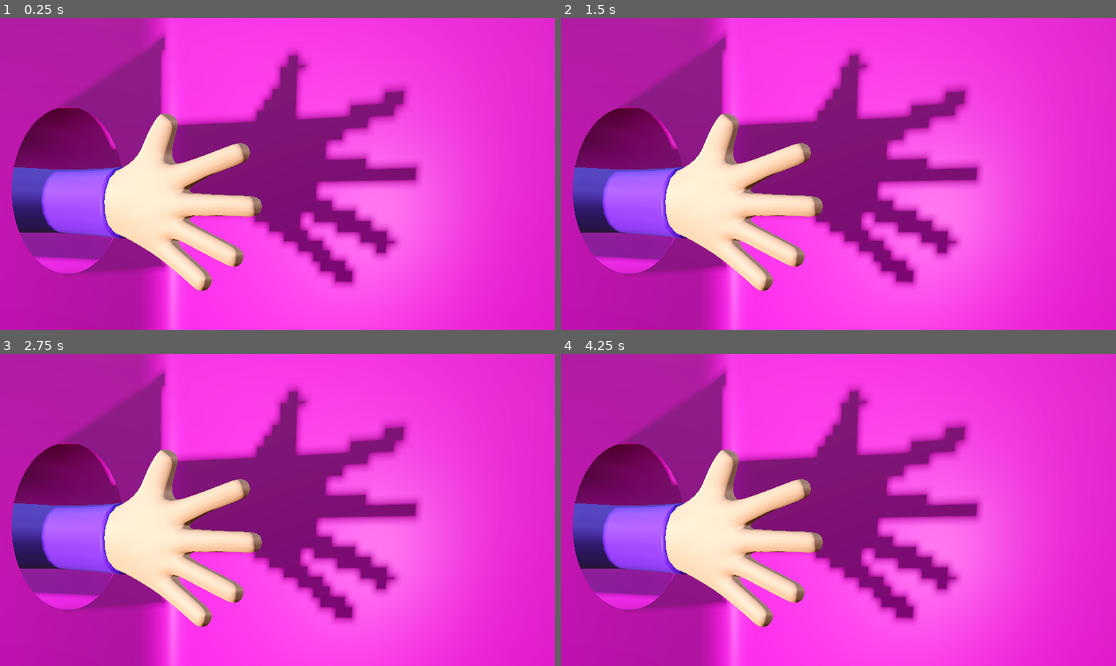
Above: before the commit, frames 1-4 (two rows, left to right).
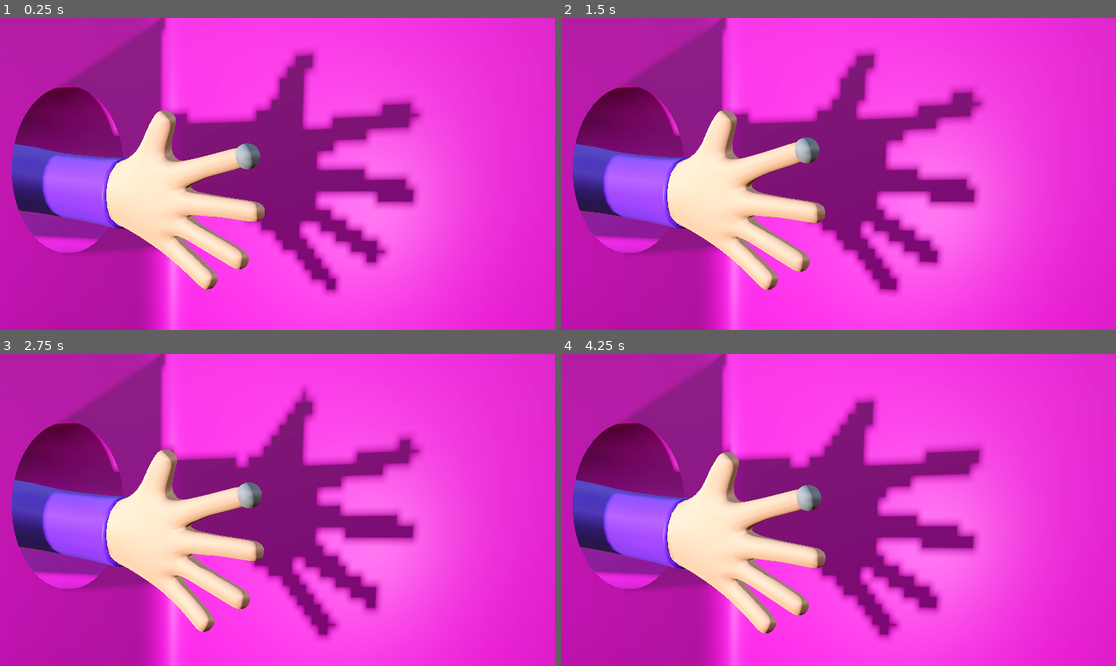
Above: after the commit, the same moments.

Repository: hugomgris/in-the-shadows
Game: Godot game, scene res://scenes/main.tscn
Two runs of this game, one before a commit and one after it. Both use one fixed random seed, a clock stepped at 60 frames per second and the inputs below.
Inputs (mouse positions are in pixels of both pictures, inside the frame that each line leads up to):
- Up to frame 1 (0.25 s): no input
- Up to frame 2 (1.5 s): tap Enter at 0.5 s; move the mouse to (960, 158) at 0.52 s; tap 1 at 0.6 s; click (960, 158) at 0.67 s; drag from (727, 189) to (810, 236) at 1.27 s
- Up to frame 3 (2.75 s): move the mouse to (333, 441) at 2.02 s; tap 3 at 2.1 s; click (333, 441) at 2.17 s
- Up to frame 4 (4.25 s): drag from (810, 572) to (672, 463) at 2.77 s; move the mouse to (1005, 556) at 3.52 s; tap 5 at 3.6 s; click (1005, 556) at 3.67 s

The runs differ from the first frame. In frame 1, 19% of the frame differs, in the area x 2-76%, y 0-89%; in frame 2, 18%; in frame 3, 20%; in frame 4, 22%, in the area x 2-76%, y 0-92%.

Commit message:
some animation working

Diff:
--- a/prototype/in-the-shadows-prototype/scenes/hand.tscn
+++ b/prototype/in-the-shadows-prototype/scenes/hand.tscn
@@ -1,7 +1,8 @@
-[gd_scene load_steps=8 format=3 uid="uid://dqiwu3dwtqcrw"]
+[gd_scene load_steps=13 format=3 uid="uid://dqiwu3dwtqcrw"]
 
 [ext_resource type="PackedScene" uid="uid://bqksggtpj7hla" path="res://assets/BasiscHand_02.glb" id="1_eyfoh"]
-[ext_resource type="Script" uid="uid://dicmteqrovicw" path="res://scripts/boneController.gd" id="2_cmdsa"]
+[ext_resource type="Script" uid="uid://dicmteqrovicw" path="res://scripts/BoneController.gd" id="2_cmdsa"]
+[ext_resource type="Script" uid="uid://bq4mkfbx70jeg" path="res://scripts/AnimationHandler.gd" id="3_k7pjy"]
 
 [sub_resource type="ProceduralSkyMaterial" id="ProceduralSkyMaterial_cmdsa"]
 sky_horizon_color = Color(0.662243, 0.671743, 0.686743, 1)
@@ -21,6 +22,26 @@
 
 [sub_resource type="SphereShape3D" id="SphereShape3D_eyfoh"]
 
+[sub_resource type="AnimationNodeBlend2" id="AnimationNodeBlend2_k7pjy"]
+filter_enabled = true
+filters = ["Armature_001/Skeleton3D:Bone.011"]
+
+[sub_resource type="AnimationNodeAnimation" id="AnimationNodeAnimation_m1v21"]
+animation = &"Hand_Idle"
+
+[sub_resource type="AnimationNodeAnimation" id="AnimationNodeAnimation_kdemd"]
+
+[sub_resource type="AnimationNodeBlendTree" id="AnimationNodeBlendTree_k7pjy"]
+graph_offset = Vector2(-491.575, 11.5961)
+nodes/BlendManualControl/node = SubResource("AnimationNodeBlend2_k7pjy")
+nodes/BlendManualControl/position = Vector2(-60, 140)
+nodes/IddleState/node = SubResource("AnimationNodeAnimation_m1v21")
+nodes/IddleState/position = Vector2(-360, 100)
+nodes/ManualState/node = SubResource("AnimationNodeAnimation_kdemd")
+nodes/ManualState/position = Vector2(-360, 320)
+nodes/output/position = Vector2(600, 140)
+node_connections = [&"BlendManualControl", 0, &"IddleState", &"BlendManualControl", 1, &"ManualState", &"output", 0, &"BlendManualControl"]
+
 [node name="Hand" type="Node3D"]
 
 [node name="WorldEnvironment" type="WorldEnvironment" parent="."]
@@ -28,91 +49,28 @@
 
 [node name="BasiscHand_02" parent="." instance=ExtResource("1_eyfoh")]
 transform = Transform3D(1, 0, 0, 0, 1, 0, 0, 0, 1, 1.72066, 0, -2.36577)
+script = ExtResource("3_k7pjy")
 
 [node name="IndexFingerAttachment" type="BoneAttachment3D" parent="BasiscHand_02/Armature_001/Skeleton3D" index="2"]
 transform = Transform3D(0.958716, 0.284365, 3.7014e-07, -0.284365, 0.958716, -2.21976e-07, -4.22218e-07, 1.21843e-07, 1, 1.06387, 5.70075, -2.43796e-06)
-visible = false
 bone_name = "Bone.011"
 bone_idx = 8
 
-[node name="index_tip" type="Area3D" parent="BasiscHand_02/Armature_001/Skeleton3D" index="3"]
-transform = Transform3D(0.958716, 0.284365, 3.7014e-07, -0.284365, 0.958716, -2.21976e-07, -4.22218e-07, 1.21843e-07, 1, 1.21008, 6.1132, 0.00285339)
+[node name="index_tip" type="Area3D" parent="BasiscHand_02/Armature_001/Skeleton3D/IndexFingerAttachment"]
+transform = Transform3D(0.983478, 0.0754804, -0.164537, -0.0809899, 0.996348, -0.0270279, 0.161896, 0.0399072, 0.986, -0.0153584, 0.574852, 0.0631661)
 script = ExtResource("2_cmdsa")
-bone_name = "Bone.011"
-skeleton_path = NodePath("..")
 
-[node name="MeshInstance3D" type="MeshInstance3D" parent="BasiscHand_02/Armature_001/Skeleton3D/index_tip"]
+[node name="MeshInstance3D" type="MeshInstance3D" parent="BasiscHand_02/Armature_001/Skeleton3D/IndexFingerAttachment/index_tip"]
 transform = Transform3D(0.55, -9.31323e-10, 0, 9.31323e-10, 0.55, 0, 0, 0, 0.55, 0, 0, 0)
-visible = false
 mesh = SubResource("SphereMesh_eyfoh")
-skeleton = NodePath("../../IndexFingerAttachment")
+skeleton = NodePath("../..")
 
-[node name="CollisionShape3D" type="CollisionShape3D" parent="BasiscHand_02/Armature_001/Skeleton3D/index_tip"]
+[node name="CollisionShape3D" type="CollisionShape3D" parent="BasiscHand_02/Armature_001/Skeleton3D/IndexFingerAttachment/index_tip"]
 transform = Transform3D(0.5, -9.31323e-10, 0, 9.31323e-10, 0.5, 0, 0, 0, 0.5, 0, 0, 0)
 shape = SubResource("SphereShape3D_eyfoh")
 
-[node name="middle_tip" type="Area3D" parent="BasiscHand_02/Armature_001/Skeleton3D" index="4"]
-transform = Transform3D(0.958716, 0.284365, 3.7014e-07, -0.284365, 0.958717, -2.21976e-07, -4.22218e-07, 1.21843e-07, 1, 0.0535252, 6.53505, 0.00285292)
-script = ExtResource("2_cmdsa")
-skeleton_path = NodePath("..")
-
-[node name="MeshInstance3D" type="MeshInstance3D" parent="BasiscHand_02/Armature_001/Skeleton3D/middle_tip"]
-transform = Transform3D(0.55, -9.31323e-10, 0, 9.31323e-10, 0.55, 0, 0, 0, 0.55, 0, 0, 0)
-visible = false
-mesh = SubResource("SphereMesh_eyfoh")
-skeleton = NodePath("../../IndexFingerAttachment")
-
-[node name="CollisionShape3D" type="CollisionShape3D" parent="BasiscHand_02/Armature_001/Skeleton3D/middle_tip"]
-transform = Transform3D(0.5, -9.31323e-10, 0, 9.31323e-10, 0.5, 0, 0, 0, 0.5, 0, 0, 0)
-shape = SubResource("SphereShape3D_eyfoh")
-
-[node name="ring_tip" type="Area3D" parent="BasiscHand_02/Armature_001/Skeleton3D" index="5"]
-transform = Transform3D(0.958716, 0.284365, 3.7014e-07, -0.284365, 0.958717, -2.21976e-07, -4.22218e-07, 1.21843e-07, 1, -1.03247, 5.96332, 0.00285292)
-script = ExtResource("2_cmdsa")
-bone_name = "Bone.017"
-skeleton_path = NodePath("..")
-
-[node name="MeshInstance3D" type="MeshInstance3D" parent="BasiscHand_02/Armature_001/Skeleton3D/ring_tip"]
-transform = Transform3D(0.55, -9.31323e-10, 0, 9.31323e-10, 0.55, 0, 0, 0, 0.55, 0, 0, 0)
-visible = false
-mesh = SubResource("SphereMesh_eyfoh")
-skeleton = NodePath("../../IndexFingerAttachment")
-
-[node name="CollisionShape3D" type="CollisionShape3D" parent="BasiscHand_02/Armature_001/Skeleton3D/ring_tip"]
-transform = Transform3D(0.5, -9.31323e-10, 0, 9.31323e-10, 0.5, 0, 0, 0, 0.5, 0, 0, 0)
-shape = SubResource("SphereShape3D_eyfoh")
-
-[node name="little_tip" type="Area3D" parent="BasiscHand_02/Armature_001/Skeleton3D" index="6"]
-transform = Transform3D(0.958716, 0.284365, 3.7014e-07, -0.284365, 0.958717, -2.21976e-07, -4.22218e-07, 1.21843e-07, 1, -1.6433, 5.18123, 0.00285292)
-script = ExtResource("2_cmdsa")
-bone_name = "Bone.020"
-skeleton_path = NodePath("..")
-
-[node name="MeshInstance3D" type="MeshInstance3D" parent="BasiscHand_02/Armature_001/Skeleton3D/little_tip"]
-transform = Transform3D(0.55, -9.31323e-10, 0, 9.31323e-10, 0.55, 0, 0, 0, 0.55, 0, 0, 0)
-visible = false
-mesh = SubResource("SphereMesh_eyfoh")
-skeleton = NodePath("../../IndexFingerAttachment")
-
-[node name="CollisionShape3D" type="CollisionShape3D" parent="BasiscHand_02/Armature_001/Skeleton3D/little_tip"]
-transform = Transform3D(0.5, -9.31323e-10, 0, 9.31323e-10, 0.5, 0, 0, 0, 0.5, 0, 0, 0)
-shape = SubResource("SphereShape3D_eyfoh")
-
-[node name="thumb_tip" type="Area3D" parent="BasiscHand_02/Armature_001/Skeleton3D" index="7"]
-transform = Transform3D(0.958716, 0.284365, 3.7014e-07, -0.284365, 0.958717, -2.21976e-07, -4.22218e-07, 1.21843e-07, 1, 1.89997, 4.05101, 0.00285292)
-script = ExtResource("2_cmdsa")
-bone_name = "Bone.008"
-skeleton_path = NodePath("..")
-
-[node name="MeshInstance3D" type="MeshInstance3D" parent="BasiscHand_02/Armature_001/Skeleton3D/thumb_tip"]
-transform = Transform3D(0.55, -9.31323e-10, 0, 9.31323e-10, 0.55, 0, 0, 0, 0.55, 0, 0, 0)
-visible = false
-mesh = SubResource("SphereMesh_eyfoh")
-skeleton = NodePath("../../IndexFingerAttachment")
-
-[node name="CollisionShape3D" type="CollisionShape3D" parent="BasiscHand_02/Armature_001/Skeleton3D/thumb_tip"]
-transform = Transform3D(0.5, -9.31323e-10, 0, 9.31323e-10, 0.5, 0, 0, 0, 0.5, 0, 0, 0)
-shape = SubResource("SphereShape3D_eyfoh")
+[node name="AnimationPlayer" parent="BasiscHand_02" index="2"]
+playback_auto_capture = false
 
 [node name="SpotLight3D" type="SpotLight3D" parent="."]
 transform = Transform3D(-0.971904, 0.00762872, 0.235252, -0.0348905, 0.983764, -0.176046, -0.232775, -0.179308, -0.955858, 10.3149, 0.740853, -2.29744)
@@ -124,9 +82,15 @@
 spot_angle = 45.48
 
 [node name="Camera3D" type="Camera3D" parent="."]
-transform = Transform3D(-0.740805, 0, -0.671721, 0, 1, 0, 0.671721, 0, -0.740805, 1.5969, 3.31668, 3.59146)
+transform = Transform3D(-0.740805, 0, -0.671721, 0, 1, 0, 0.671721, 0, -0.740805, 1.5969, 2.88086, 3.59146)
 projection = 1
 current = true
 size = 6.61
 
+[node name="AnimationTree" type="AnimationTree" parent="."]
+root_node = NodePath("../BasiscHand_02")
+tree_root = SubResource("AnimationNodeBlendTree_k7pjy")
+anim_player = NodePath("../BasiscHand_02/AnimationPlayer")
+parameters/BlendManualControl/blend_amount = -3.07
+
 [editable path="BasiscHand_02"]
--- /dev/null
+++ b/prototype/in-the-shadows-prototype/scripts/AnimationHandler.gd
@@ -0,0 +1,15 @@
+extends  Node3D
+
+@onready var anim_player: AnimationPlayer = $AnimationPlayer
+
+func _ready():
+	print("Animations in AnimationPlayer:")
+	for anim_name in anim_player.get_animation_list():
+		print("- ", anim_name)
+
+	var anim_name = "Hand_Idle"  # replace with your actual animation name
+	var anim = anim_player.get_animation(anim_name)
+	if anim:
+		print("found")
+		anim.loop_mode = Animation.LOOP_LINEAR
+		anim_player.play(anim_name)
--- a/prototype/in-the-shadows-prototype/scripts/boneController.gd
+++ b/prototype/in-the-shadows-prototype/scripts/boneController.gd
@@ -1,7 +1,7 @@
 extends Area3D
 
 # Bone Configuration
-@export var bone_name: String = "Bone.014"  # Set this in the inspector for each bone
+@export var bone_name: String = "Bone.011"  # Set this in the inspector for each bone
 @export var skeleton_path: NodePath = "../.."  # Path to skeleton from this node
 
 # Movement Parameters
Binary file changed: prototype/in-the-shadows-prototype/assets/BasiscHand_02.glb
Not shown, added: prototype/in-the-shadows-prototype/scripts/AnimationHandler.gd.uid
Not shown, changed: BasicHand2.blend
Not shown, changed: BasicHand2.blend1
